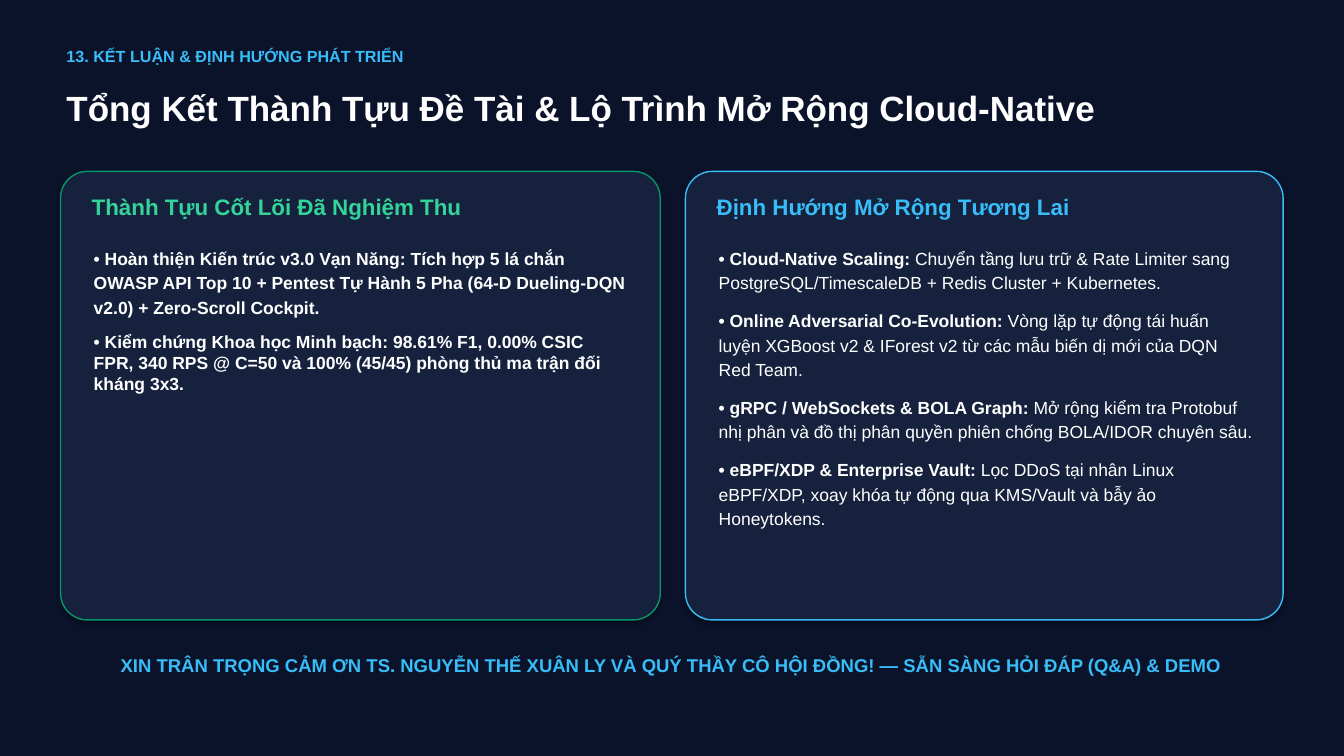
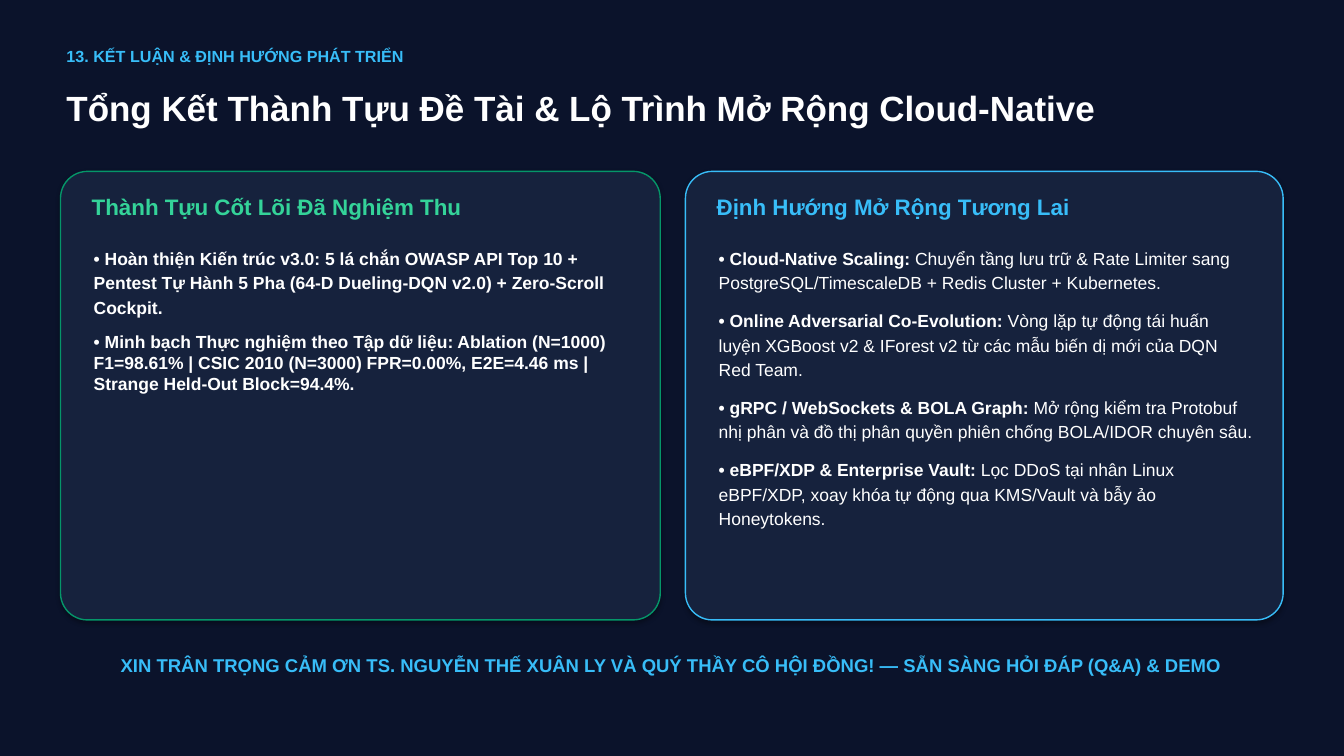
Before and after one commit to vcongggggg/pbl6, a slide deck: slide 14 of docs/reports/PBL6_Academic_Defense_Slides.pptx. Drawn at 1344x756 pixels with LibreOffice and Linux fonts; fonts in the diff are those of the drawing. Boxes give left, top, right and bottom in pixels: in the first picture for what was removed or moved away, otherwise in the second. Text is boxed around its words. In the diff, an @@ line names an element or a change of style, - is before the commit and + after.

```diff
--- a/docs/reports/PBL6_Academic_Defense_Slides.pptx
+++ b/docs/reports/PBL6_Academic_Defense_Slides.pptx
@@ text at (94,251,605,394): text changed @@
-• Hoàn thiện Kiến trúc v3.0 Vạn Năng: Tích hợp 5 lá chắn OWASP API Top 10 + Pentest Tự Hành 5 Pha (64-D Dueling-DQN v2.0) + Zero-Scroll Cockpit.
-• Kiểm chứng Khoa học Minh bạch: 98.61% F1, 0.00% CSIC FPR, 340 RPS @ C=50 và 100% (45/45) phòng thủ ma trận đối kháng 3x3.
+• Hoàn thiện Kiến trúc v3.0: 5 lá chắn OWASP API Top 10 + Pentest Tự Hành 5 Pha (64-D Dueling-DQN v2.0) + Zero-Scroll Cockpit.
+• Minh bạch Thực nghiệm theo Tập dữ liệu: Ablation (N=1000) F1=98.61% | CSIC 2010 (N=3000) FPR=0.00%, E2E=4.46 ms | Strange Held-Out Block=94.4%.
```
Also in this commit, not shown: 4 other slides changed, 27 other files.
